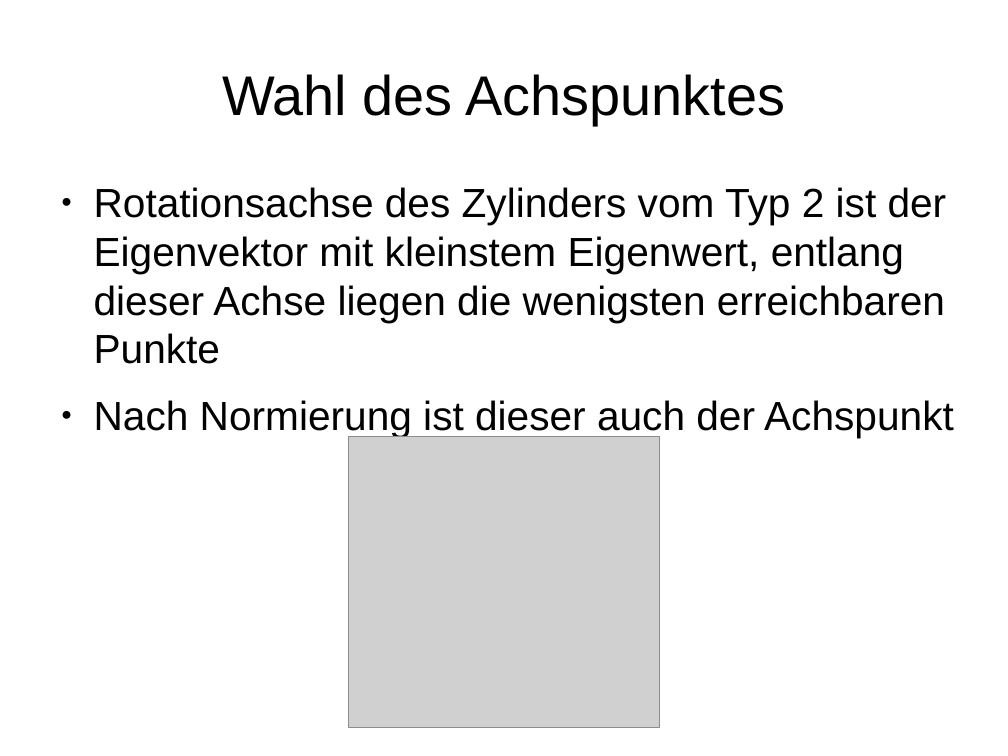
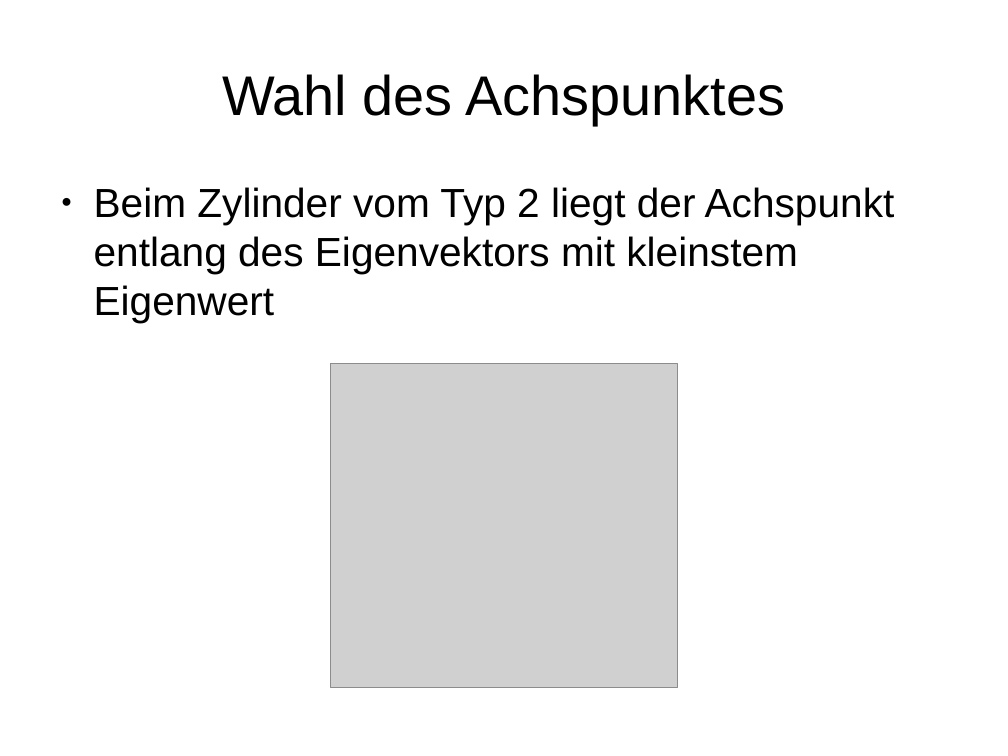
Before and after one commit to JochenKempfle/capability_map, a slide deck: slide 14 of Bachelorarbeit/Präsentation.odp (slide 16 before the commit). Drawn at 1008x756 pixels with LibreOffice and Linux fonts; fonts in the diff are those of the drawing; grey boxes stand for pictures. Boxes give left, top, right and bottom in pixels: in the first picture for what was removed or moved away, otherwise in the second. Text is boxed around its words. In the diff, an @@ line names an element or a change of style, - is before the commit and + after.

```diff
--- a/Bachelorarbeit/Präsentation.odp
+++ b/Bachelorarbeit/Präsentation.odp
@@ text at [94,187,895,322]: text changed @@
-● Rotationsachse des Zylinders vom Typ 2 ist der Eigenvektor mit kleinstem Eigenwert, entlang dieser Achse liegen die wenigsten erreichbaren Punkte
-● Nach Normierung ist dieser auch der Achspunkt
+● Beim Zylinder vom Typ 2 liegt der Achspunkt entlang des Eigenvektors mit kleinstem Eigenwert
@@ picture: place and size @@
-picture at [349,436,660,727]
+picture at [330,364,678,688]
```
Also in this commit, not shown: 10 other slides changed, 13 slides added, 16 slides removed.
